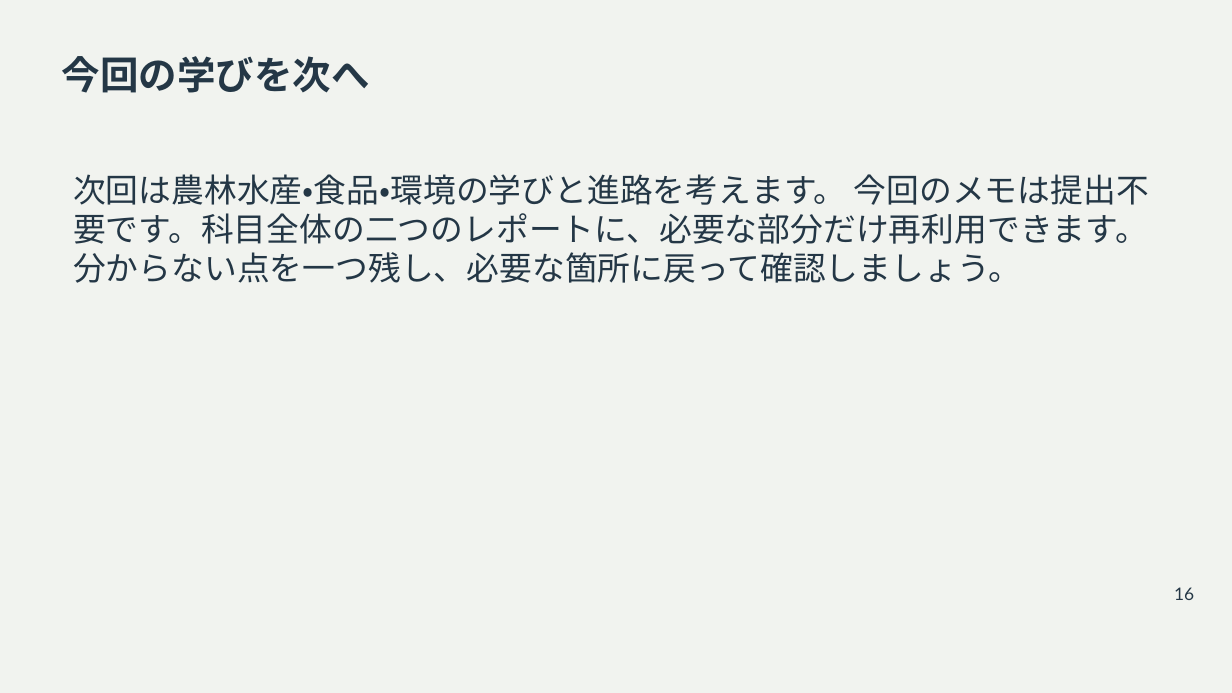
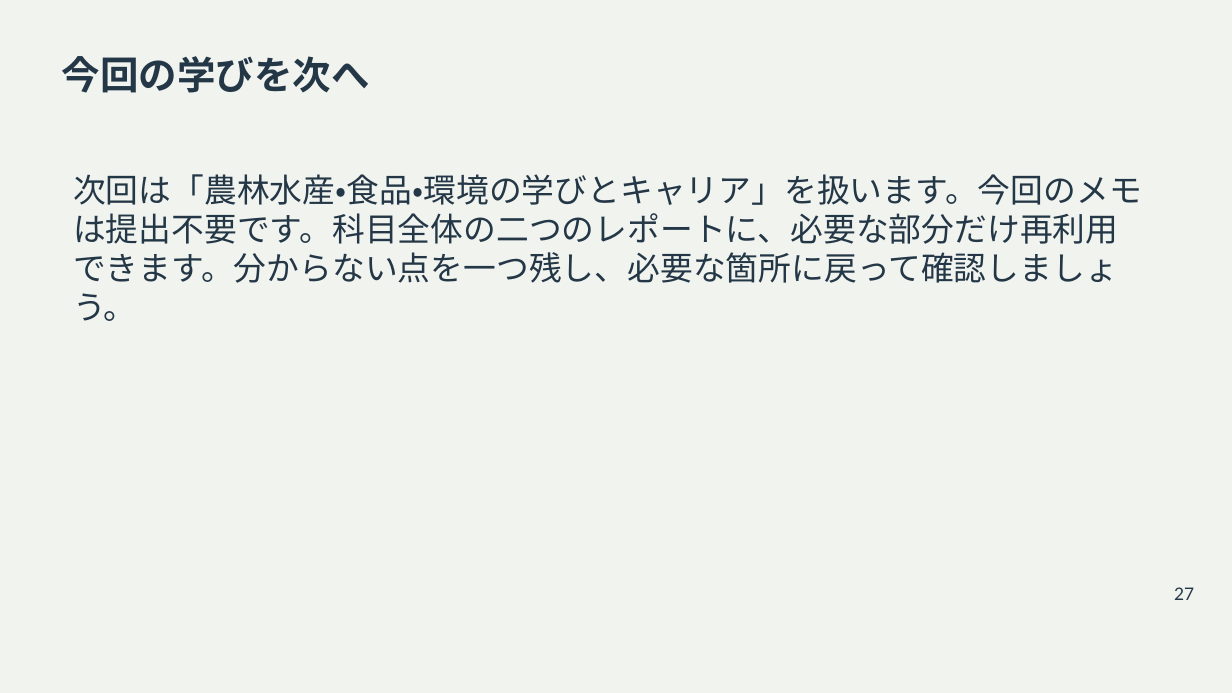
Before and after one commit to zooc-14calbp/industrial-education-ii, a slide deck: slide 27 of reorganized/20261105/main/03/slides.pptx (slide 16 before the commit). Drawn at 1232x693 pixels with LibreOffice and Linux fonts; fonts in the diff are those of the drawing. Boxes give left, top, right and bottom in pixels: in the first picture for what was removed or moved away, otherwise in the second. Text is boxed around its words. In the diff, an @@ line names an element or a change of style, - is before the commit and + after.

```diff
--- a/reorganized/20261105/main/03/slides.pptx
+++ b/reorganized/20261105/main/03/slides.pptx
@@ text at box(73, 174, 1142, 321): text changed @@
-次回は農林水産・食品・環境の学びと進路を考えます。 今回のメモは提出不要です。科目全体の二つのレポートに、必要な部分だけ再利用できます。分からない点を一つ残し、必要な箇所に戻って確認しましょう。
+次回は「農林水産・食品・環境の学びとキャリア」を扱います。今回のメモは提出不要です。科目全体の二つのレポートに、必要な部分だけ再利用できます。分からない点を一つ残し、必要な箇所に戻って確認しましょう。
@@ text at box(1174, 587, 1194, 600): text changed @@
-16
+27
```
Also in this commit, not shown: 11 other slides changed, 13 slides added, 18 other files.
